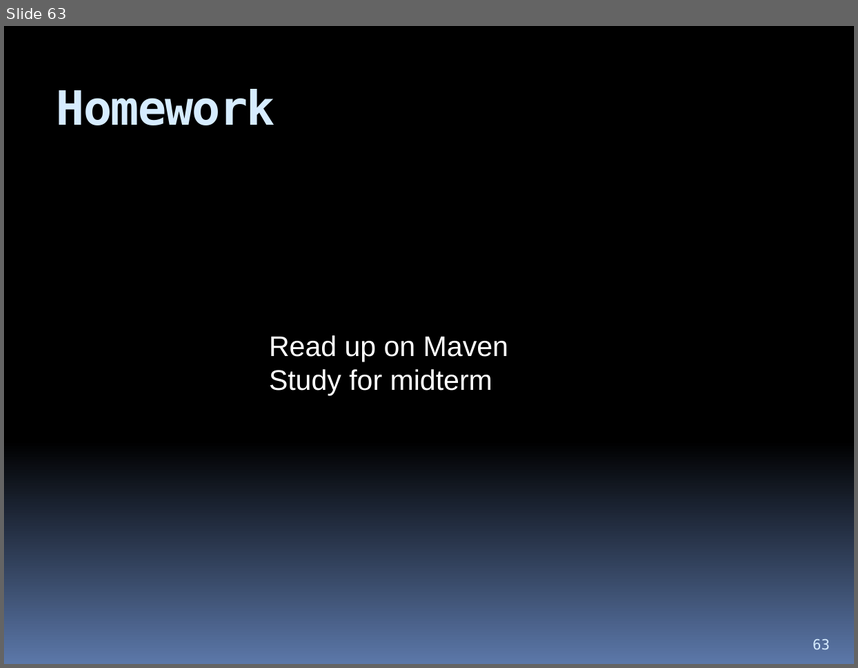
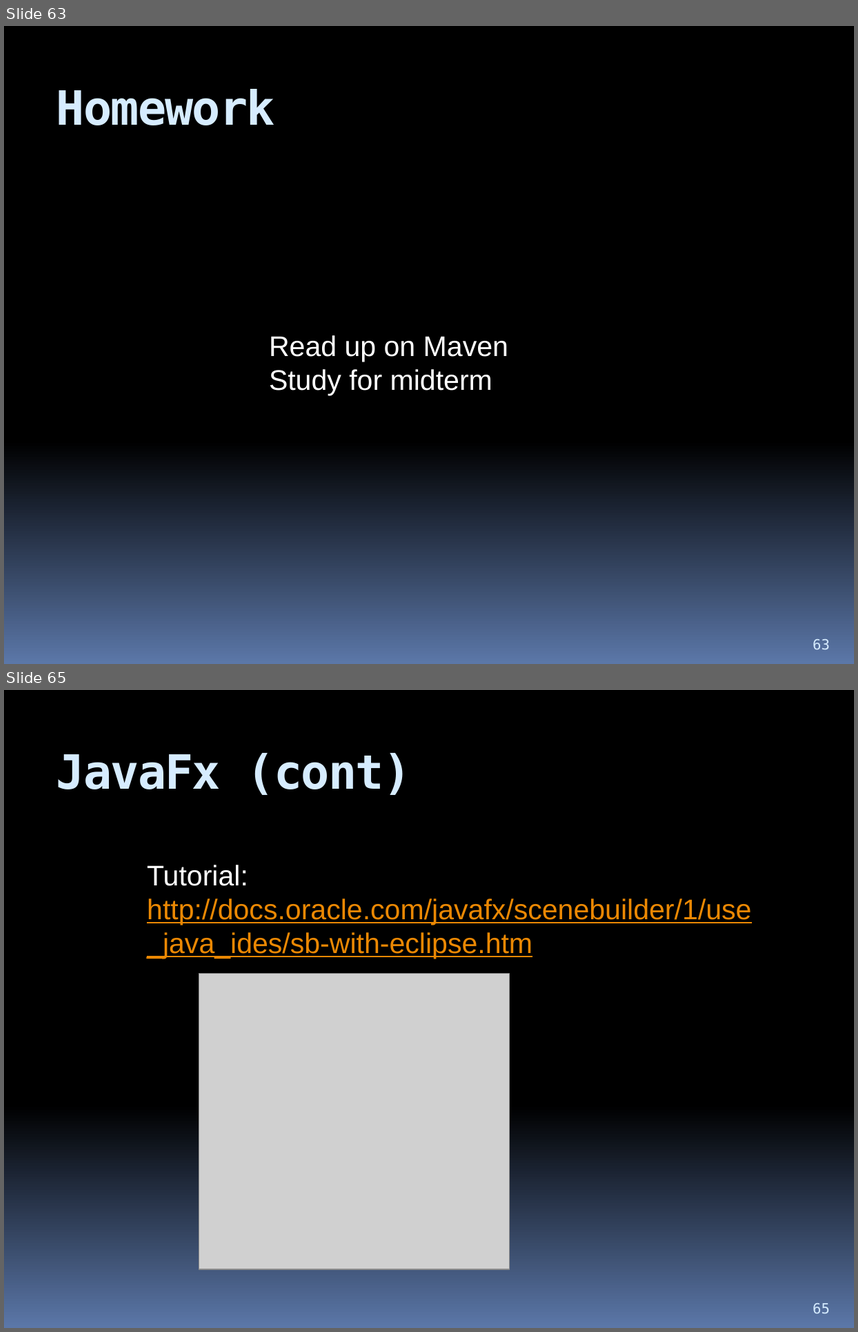
Before and after one commit to hchan/comp2613, a slide deck: coursePresentation.pptx. Shown one above the other, each under a label of ours: slide 63 before the commit, slides 63 and 65 after it; the slides between them are not shown. The pictures are 858x668 and 858x1332 pixels, drawn with LibreOffice and Linux fonts; fonts in the diff are those of the drawing; grey boxes stand for pictures. Boxes give left, top, right and bottom in pixels: in the first picture for what was removed or moved away, otherwise in the second. Text is boxed around its words. In the diff, an @@ line names an element or a change of style, - is before the commit and + after.

```diff
--- a/coursePresentation.pptx
+++ b/coursePresentation.pptx
@@ slide 65 added at box(4, 690, 854, 1328), background gradient #000000 to #5B77A8 @@
@@ title added at box(56, 753, 412, 795), 40 pt, text #D6ECFF, bold @@
+JavaFx (cont)
@@ text added at box(147, 865, 751, 959), 24 pt, text #EB8803, underline @@
+Tutorial: http://docs.oracle.com/javafx/scenebuilder/1/use_java_ides/sb-with-eclipse.htm
@@ picture added at box(199, 973, 510, 1269) @@
@@ page number added at box(813, 1303, 830, 1313), 12 pt, text #D6ECFF @@
+65
```
Also in this commit, not shown: 3 other slides added.
